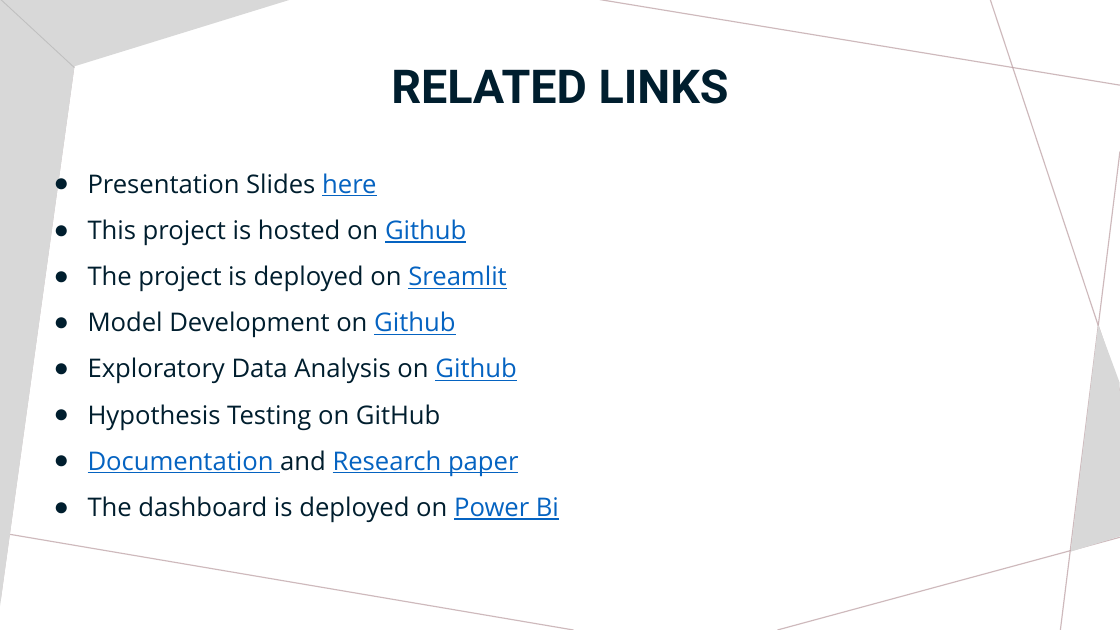
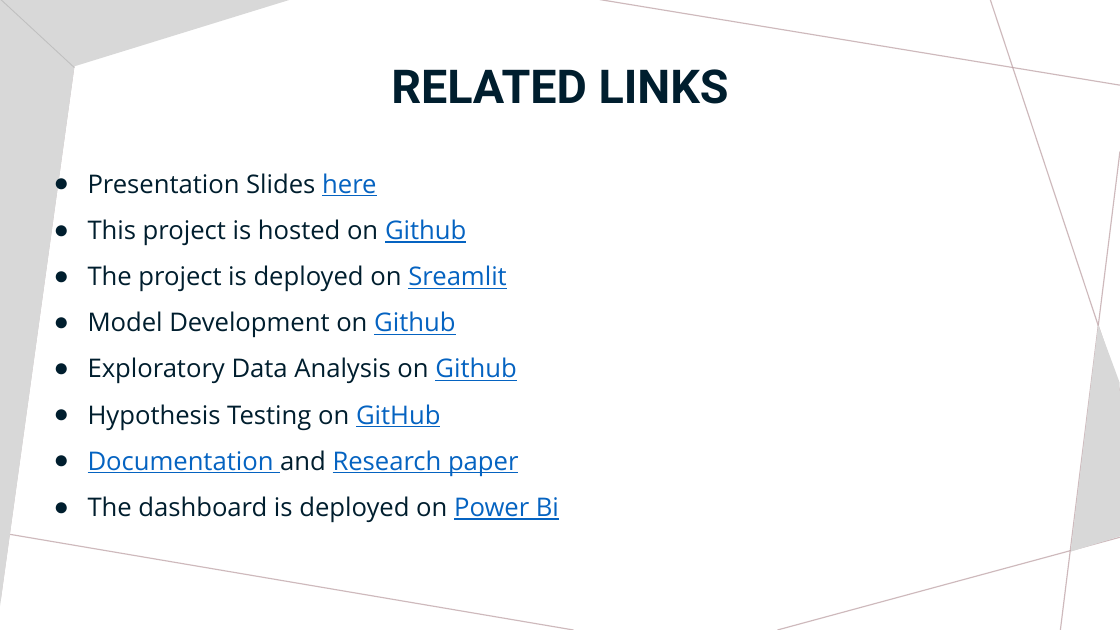
Before and after one commit to MiracleUche123/CatBoost-Team-Project, a slide deck: slide 23 of Presentation Slide Team Catboost.pptx (slide 18 before the commit). Drawn at 1120x630 pixels with LibreOffice and Linux fonts; fonts in the diff are those of the drawing. Boxes give left, top, right and bottom in pixels: in the first picture for what was removed or moved away, otherwise in the second. Text is boxed around its words. In the diff, an @@ line names an element or a change of style, - is before the commit and + after.

```diff
--- a/Presentation Slide Team Catboost.pptx
+++ b/Presentation Slide Team Catboost.pptx
@@ text at [88, 404, 440, 431]: text colour #001E2E to #0563C1, underline on in "GitHub" @@
```
Also in this commit, not shown: 7 other slides changed, 10 slides added, 5 slides removed.
